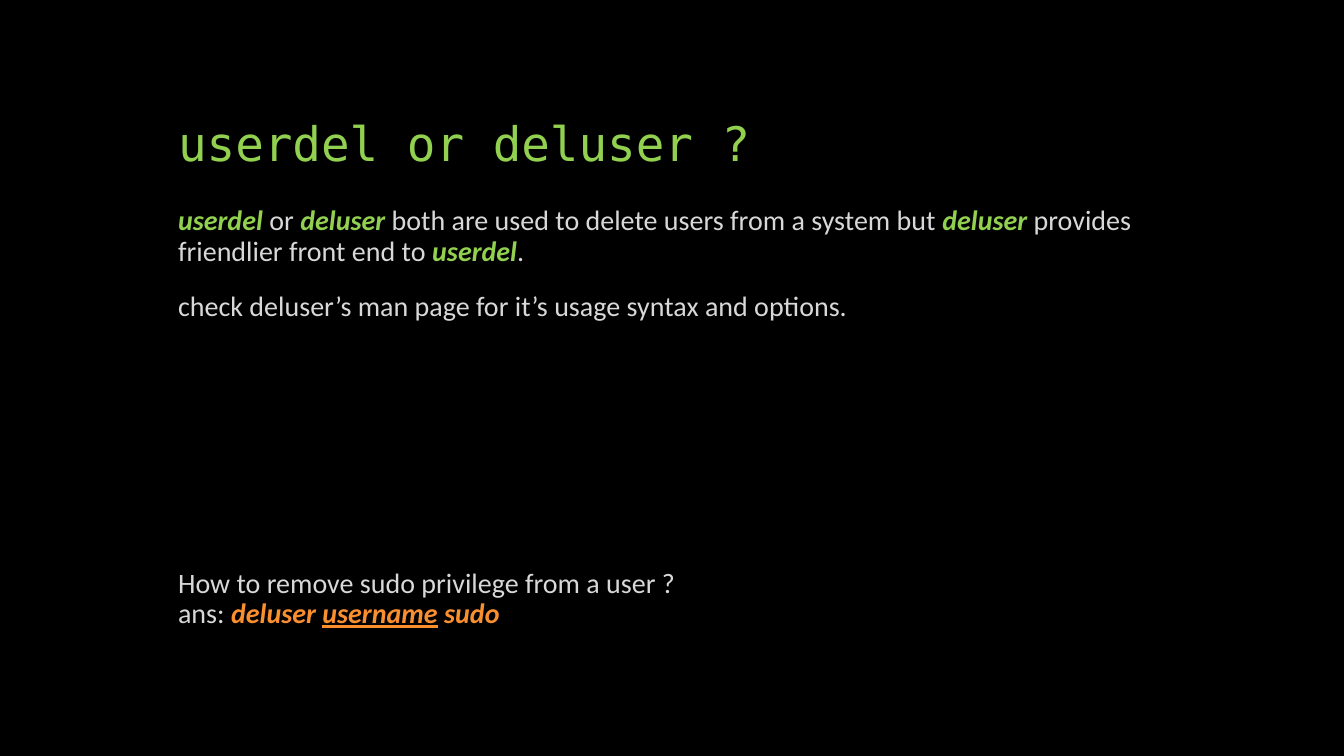
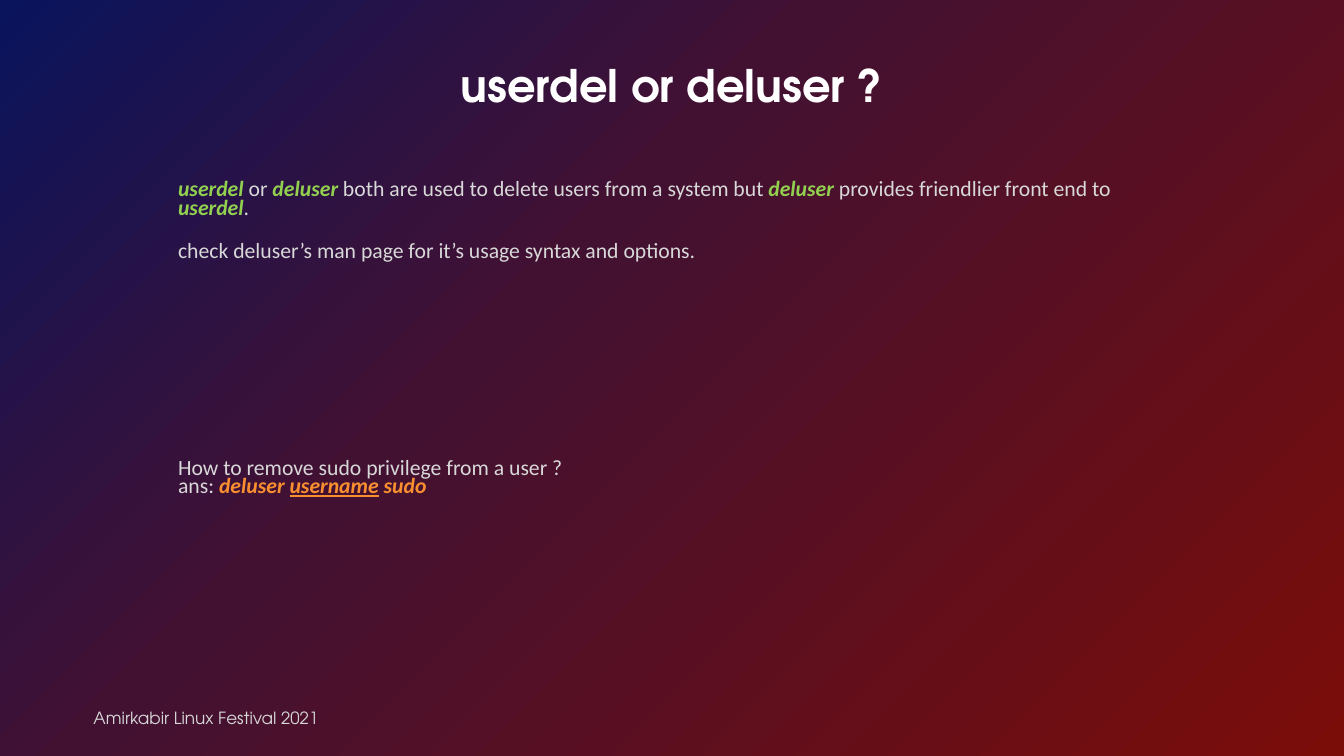
Before and after one commit to linuxfestival/introduction-to-linux-resources, a slide deck: slide 7 of PowerPoint/permissions.pptx (slide 8 before the commit). Drawn at 1344x756 pixels with LibreOffice and Linux fonts; fonts in the diff are those of the drawing. Boxes give left, top, right and bottom in pixels: in the first picture for what was removed or moved away, otherwise in the second. Text is boxed around its words. In the diff, an @@ line names an element or a change of style, - is before the commit and + after.

```diff
--- a/PowerPoint/permissions.pptx
+++ b/PowerPoint/permissions.pptx
@@ background #000000 to #FFFFFF @@
@@ rectangle added at [0,0,1344,756], fill gradient #7B0D09 to #421132 to #09145D @@
@@ title "userdel or deluser ?": place and size @@
-title "userdel or deluser ?" at [178,124,693,162]
+title "userdel or deluser ?" at [461,69,846,103]
@@ title "userdel or deluser ?" at [461,69,846,103]: size 34 to 32 pt, font DejaVu Sans Mono to TeX Gyre Adventor, text colour #92D050 to #FFFFFF, bold on; alignment left to centre @@
@@ subtitle "userdel or deluser both are ...": place and size @@
-subtitle "userdel or deluser both are ..." at [178,210,1131,628]
+subtitle "userdel or deluser both are ..." at [178,180,1111,497]
@@ subtitle "userdel or deluser both are ..." at [178,180,1111,497]: size 20 to 15.5 pt; line spacing 0.9 to 0.7 @@
@@ text added at [93,711,318,724], 12 pt, text #D8D8D8 @@
+Amirkabir Linux Festival 2021
```
Also in this commit, not shown: 11 other slides changed, 2 slides added, 4 slides removed.
